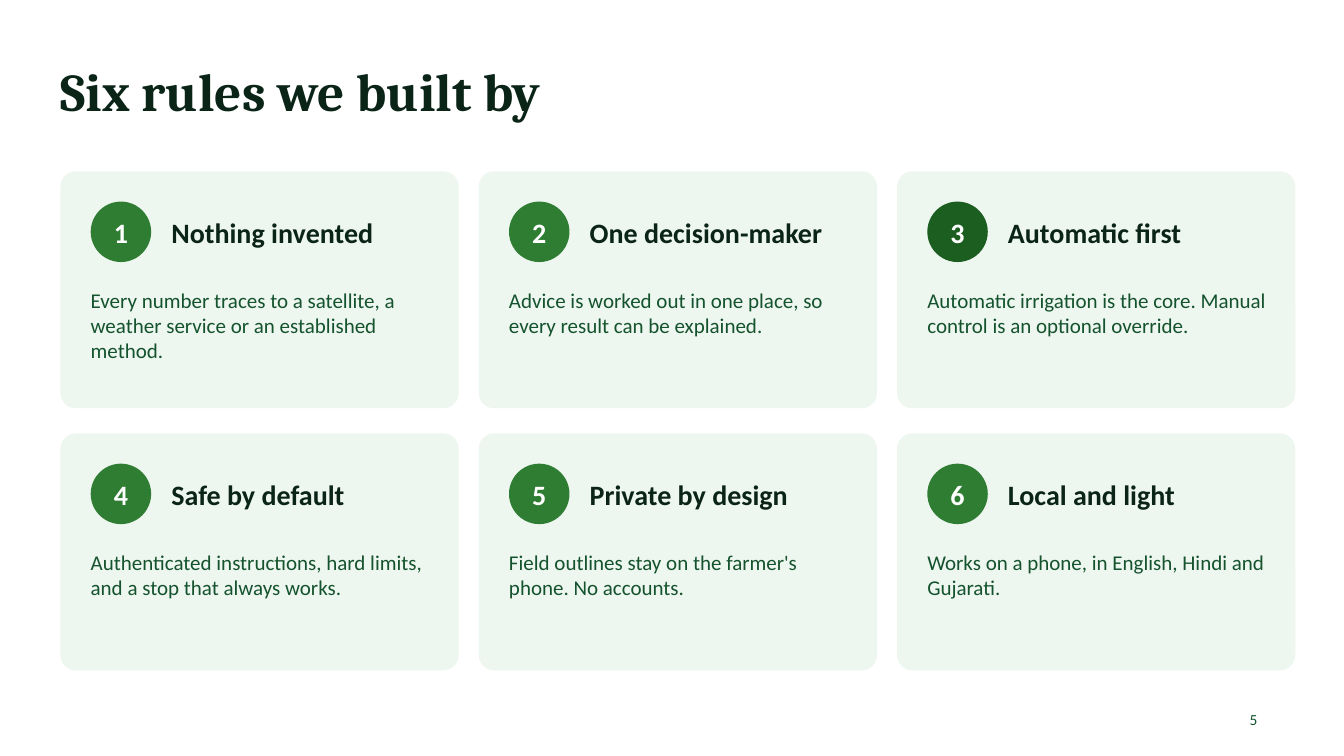
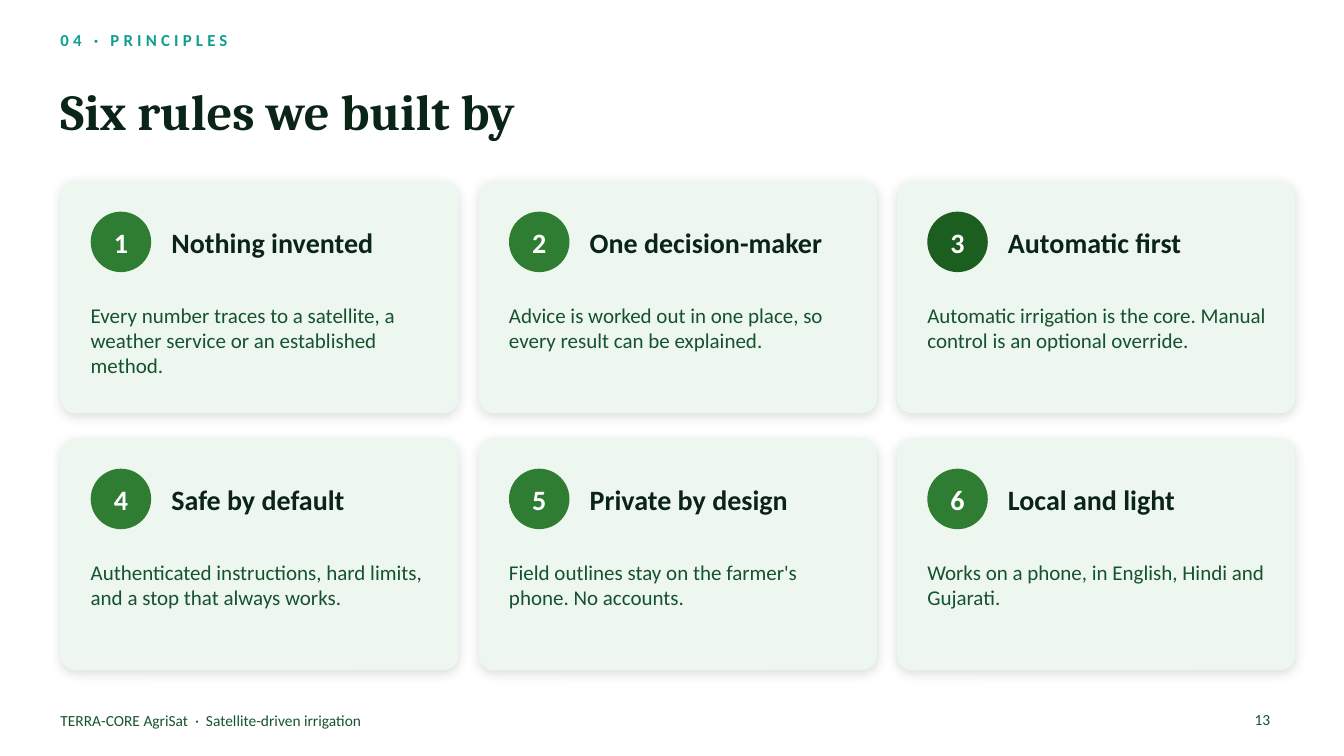
Before and after one commit to Rudraksh91/SatelliteSoilMonitoring, a slide deck: slide 13 of TerraCore_AgriSat_Presentation.pptx (slide 5 before the commit). Drawn at 1344x756 pixels with LibreOffice and Linux fonts; fonts in the diff are those of the drawing. Boxes give left, top, right and bottom in pixels: in the first picture for what was removed or moved away, otherwise in the second. Text is boxed around its words. In the diff, an @@ line names an element or a change of style, - is before the commit and + after.

```diff
--- a/TerraCore_AgriSat_Presentation.pptx
+++ b/TerraCore_AgriSat_Presentation.pptx
@@ text added at [60, 35, 227, 46], 12 pt, text #0E9F8E, bold @@
+04 · PRINCIPLES
@@ title "Six rules we built by": place and size @@
-title "Six rules we built by" at [60, 74, 540, 123]
+title "Six rules we built by" at [60, 95, 515, 141]
@@ title "Six rules we built by" at [60, 95, 515, 141]: size 38 to 36 pt @@
@@ rounded rectangle: place and size @@
-rounded rectangle at [60, 171, 459, 408]
+rounded rectangle at [60, 181, 459, 413]
@@ rounded rectangle: place and size @@
-rounded rectangle at [479, 171, 877, 408]
+rounded rectangle at [479, 181, 877, 413]
@@ shadow on; proportions changed in 6 elements at [60, 439, 459, 670], [479, 439, 877, 670], [897, 439, 1296, 670], [60, 181, 459, 413], [479, 181, 877, 413], [897, 181, 1296, 413] @@
@@ rounded rectangle: place and size @@
-rounded rectangle at [897, 171, 1296, 408]
+rounded rectangle at [897, 181, 1296, 413]
@@ 6 texts, 3 ellipses: place and size @@
-6 texts, 3 ellipses at [91, 202, 1181, 262]
+6 texts, 3 ellipses at [91, 212, 1181, 272]
@@ text "Every number traces to a ...": place and size @@
-text "Every number traces to a ..." at [91, 293, 395, 358]
+text "Every number traces to a ..." at [91, 308, 395, 373]
@@ text "Advice is worked out in ...": place and size @@
-text "Advice is worked out in ..." at [509, 293, 822, 337]
+text "Advice is worked out in ..." at [509, 308, 822, 352]
@@ text "Automatic irrigation is the core. ...": place and size @@
-text "Automatic irrigation is the core. ..." at [927, 293, 1266, 337]
+text "Automatic irrigation is the core. ..." at [927, 308, 1266, 352]
@@ rounded rectangle: place and size @@
-rounded rectangle at [60, 434, 459, 670]
+rounded rectangle at [60, 439, 459, 670]
@@ rounded rectangle: place and size @@
-rounded rectangle at [479, 434, 877, 670]
+rounded rectangle at [479, 439, 877, 670]
@@ rounded rectangle: place and size @@
-rounded rectangle at [897, 434, 1296, 670]
+rounded rectangle at [897, 439, 1296, 670]
@@ 6 texts, 3 ellipses: place and size @@
-6 texts, 3 ellipses at [91, 464, 1175, 524]
+6 texts, 3 ellipses at [91, 469, 1175, 529]
@@ text "Authenticated instructions, hard limits, and ...": place and size @@
-text "Authenticated instructions, hard limits, and ..." at [91, 555, 422, 599]
+text "Authenticated instructions, hard limits, and ..." at [91, 565, 422, 609]
@@ text "Field outlines stay on the ...": place and size @@
-text "Field outlines stay on the ..." at [509, 555, 797, 599]
+text "Field outlines stay on the ..." at [509, 565, 797, 609]
@@ text "Works on a phone, in ...": place and size @@
-text "Works on a phone, in ..." at [927, 555, 1264, 599]
+text "Works on a phone, in ..." at [927, 565, 1264, 609]
@@ text added at [60, 715, 361, 729], 11 pt, text #14532D @@
+TERRA-CORE AgriSat · Satellite-driven irrigation
@@ page number removed at [1250, 715, 1258, 725] @@
-5
@@ page number added at [1255, 715, 1271, 725], 11 pt, text #14532D @@
+13
```
Also in this commit, not shown: 9 other slides changed, 11 slides added, 1 slide removed, 1 other file.
